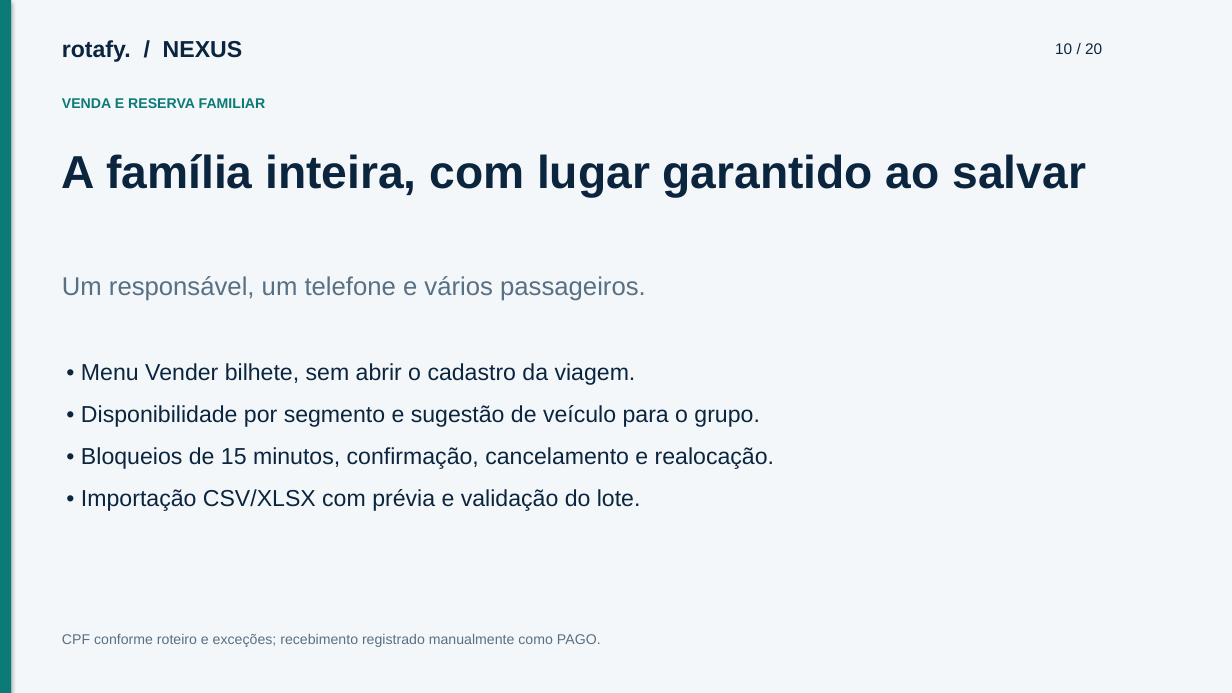
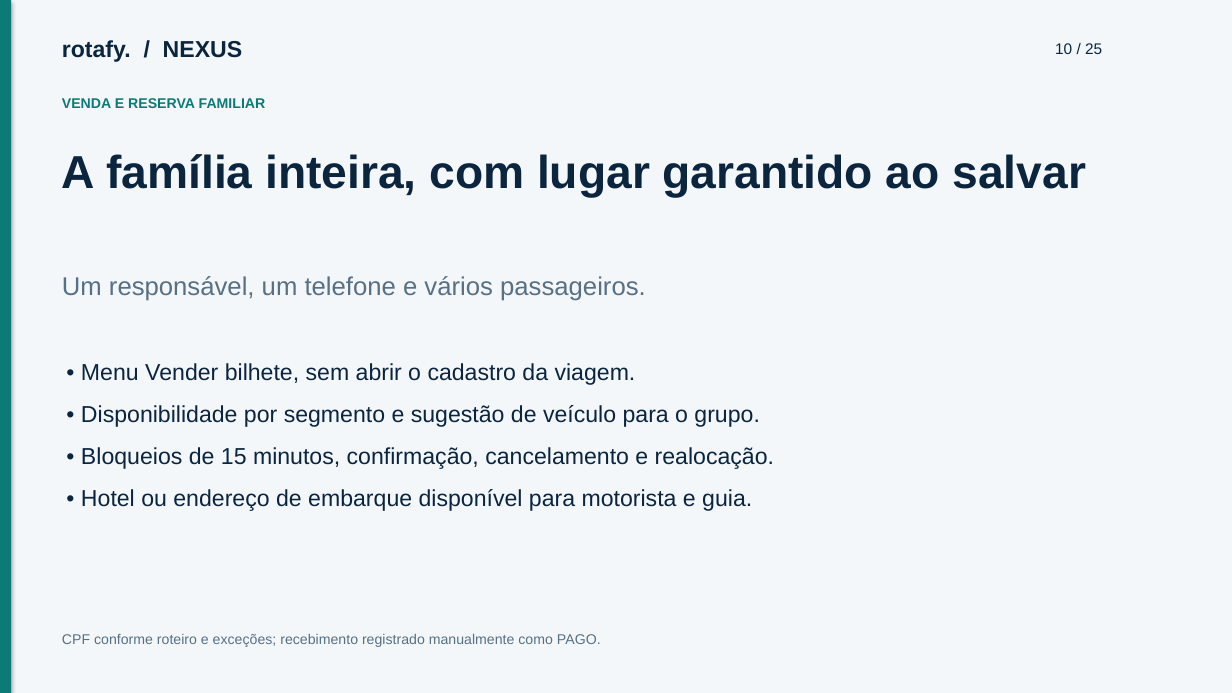
Before and after one commit to cfartes/rotafy, a slide deck: slide 10 of frontend/public/documentacao/apresentacao.pptx. Drawn at 1232x693 pixels with LibreOffice and Linux fonts; fonts in the diff are those of the drawing. Boxes give left, top, right and bottom in pixels: in the first picture for what was removed or moved away, otherwise in the second. Text is boxed around its words. In the diff, an @@ line names an element or a change of style, - is before the commit and + after.

```diff
--- a/frontend/public/documentacao/apresentacao.pptx
+++ b/frontend/public/documentacao/apresentacao.pptx
@@ text at [1055, 43, 1102, 54]: text changed @@
-10 / 20
+10 / 25
@@ text at [81, 489, 752, 511]: text changed @@
-• Importação CSV/XLSX com prévia e validação do lote.
+• Hotel ou endereço de embarque disponível para motorista e guia.
```
Also in this commit, not shown: 19 other slides changed, 5 slides added, 21 other files.
